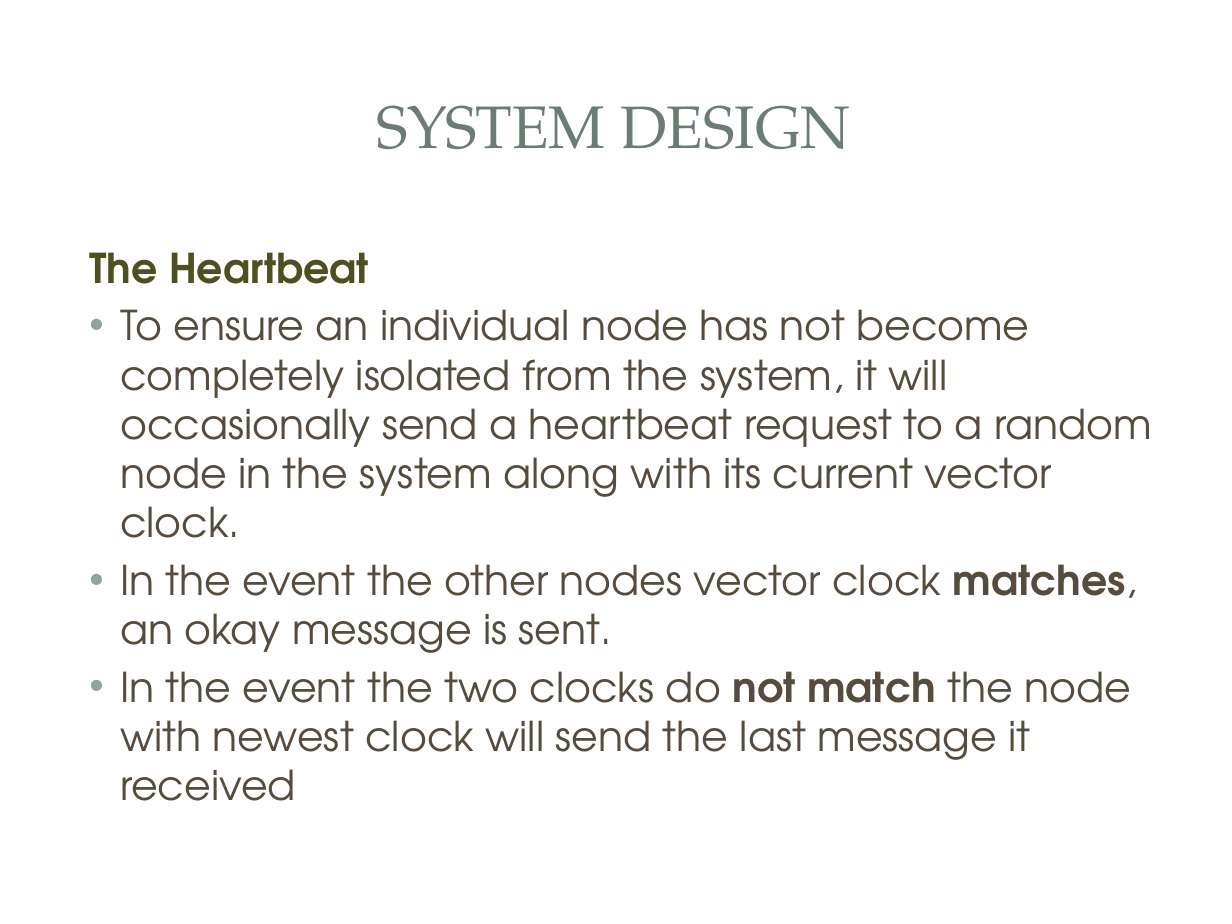
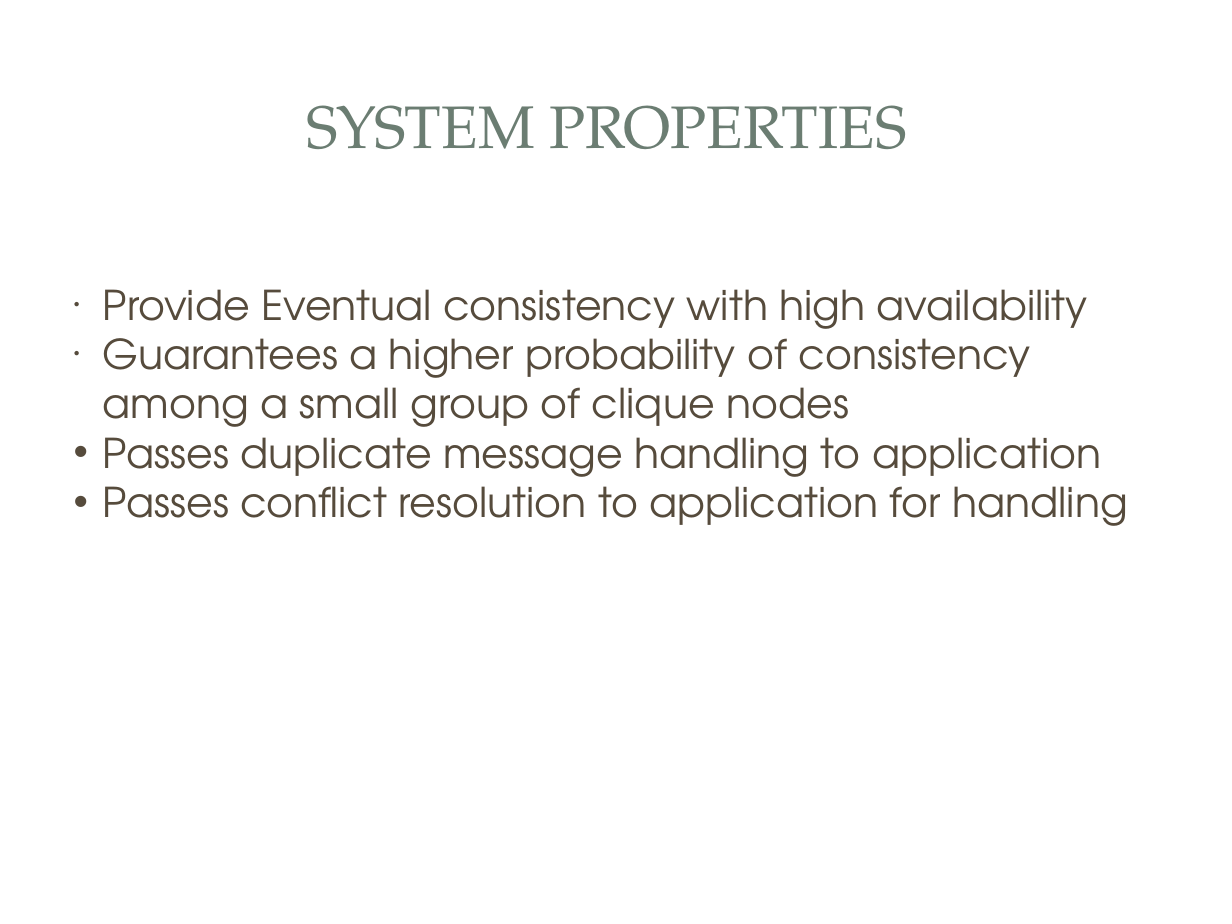
Before and after one commit to aasghari/cse223bFinalProject, a slide deck: slide 10 of finalReport/CSE233BFinalPPT.pptx (slide 9 before the commit). Drawn at 1232x924 pixels with LibreOffice and Linux fonts; fonts in the diff are those of the drawing; background and template pictures are left out. Boxes give left, top, right and bottom in pixels: in the first picture for what was removed or moved away, otherwise in the second. Text is boxed around its words. In the diff, an @@ line names an element or a change of style, - is before the commit and + after.

```diff
--- a/finalReport/CSE233BFinalPPT.pptx
+++ b/finalReport/CSE233BFinalPPT.pptx
@@ rectangle at box(37, 37, 1195, 216): fill #FFFFFF at 83% opacity to #FFFFFF @@
@@ text at box(306, 105, 907, 149): text changed @@
-SYSTEM DESIGN
+SYSTEM PROPERTIES
@@ text at box(103, 289, 1127, 526): text changed @@
-The Heartbeat
-• To ensure an individual node has not become completely isolated from the system, it will occasionally send a heartbeat request to a random node in the system along with its current vector clock.
-• In the event the other nodes vector clock matches, an okay message is sent.
-• In the event the two clocks do not match the node with newest clock will send the last message it received
+● Provide Eventual consistency with high availability
+● Guarantees a higher probability of consistency among a small group of clique nodes
+• Passes duplicate message handling to application
+• Passes conflict resolution to application for handling
```
Also in this commit, not shown: 9 other slides changed, 5 slides added, 3 slides removed.
